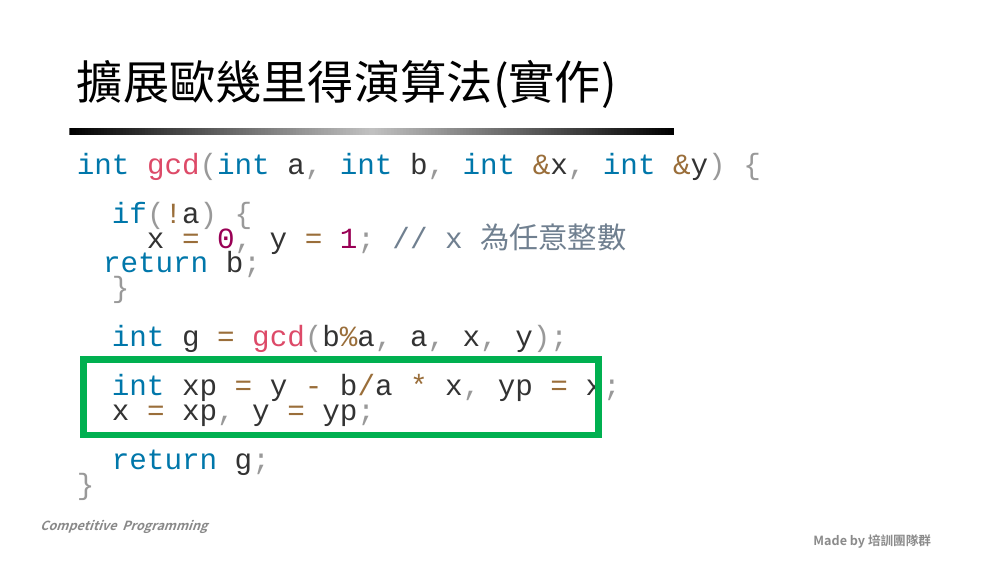
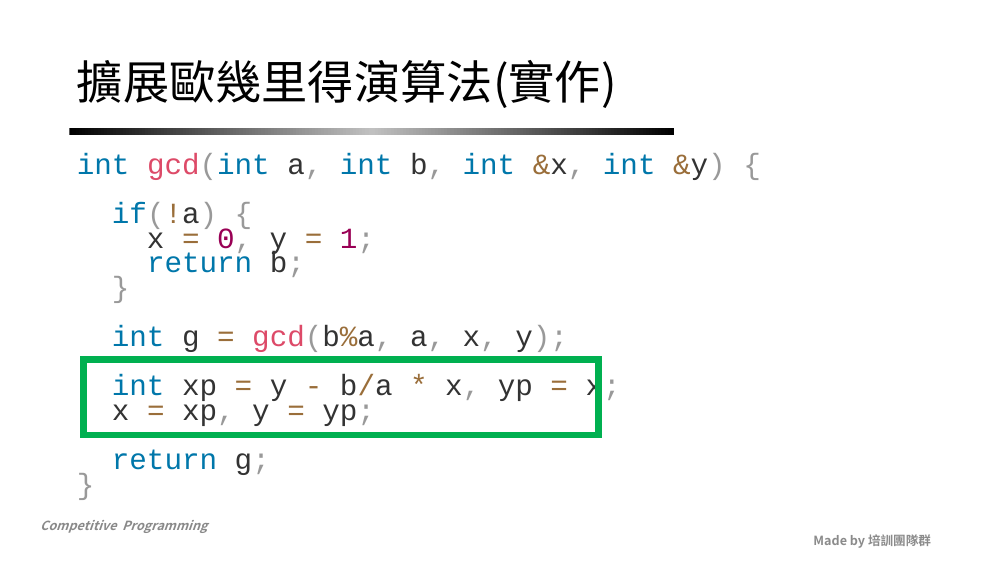
Before and after one commit to NCKUACM-Notes/nckuacm.github.io, a slide deck: slide 48 of 2019/slides/week14_1.pptx. Drawn at 1008x567 pixels with LibreOffice and Linux fonts; fonts in the diff are those of the drawing; background and template pictures are left out. Boxes give left, top, right and bottom in pixels: in the first picture for what was removed or moved away, otherwise in the second. Text is boxed around its words. In the diff, an @@ line names an element or a change of style, - is before the commit and + after.

```diff
--- a/2019/slides/week14_1.pptx
+++ b/2019/slides/week14_1.pptx
@@ text at [77,153,726,475]: text changed @@
-int gcd(int a, int b, int &x, int &y) {
-if(!a) {
-x = 0, y = 1; // x 為任意整數
-return b;
-}
-int g = gcd(b%a, a, x, y);
-int xp = y - b/a * x, yp = x;
-x = xp, y = yp;
-return g;
-}
+int gcd(int a, int b, int &x, int &y) {
+if(!a) {
+x = 0, y = 1;
+return b;
+}
+int g = gcd(b%a, a, x, y);
+int xp = y - b/a * x, yp = x;
+x = xp, y = yp;
+return g;
+}
```
Also in this commit, not shown: 14 other slides changed, 1 other file.
